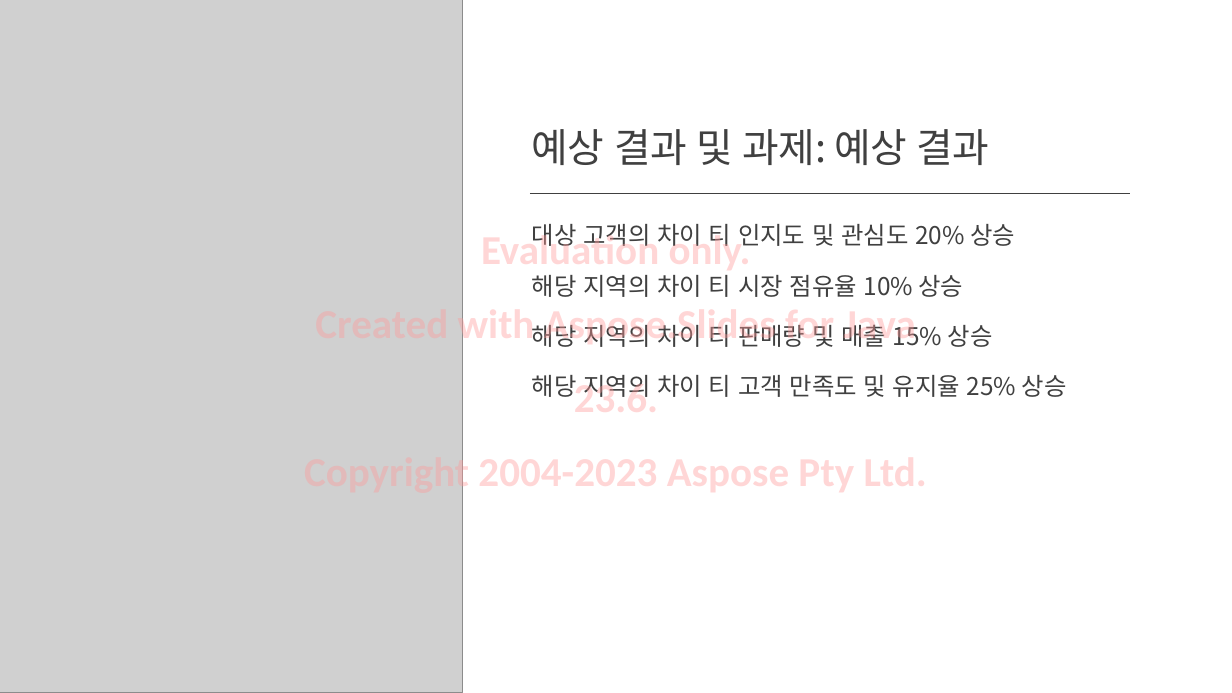
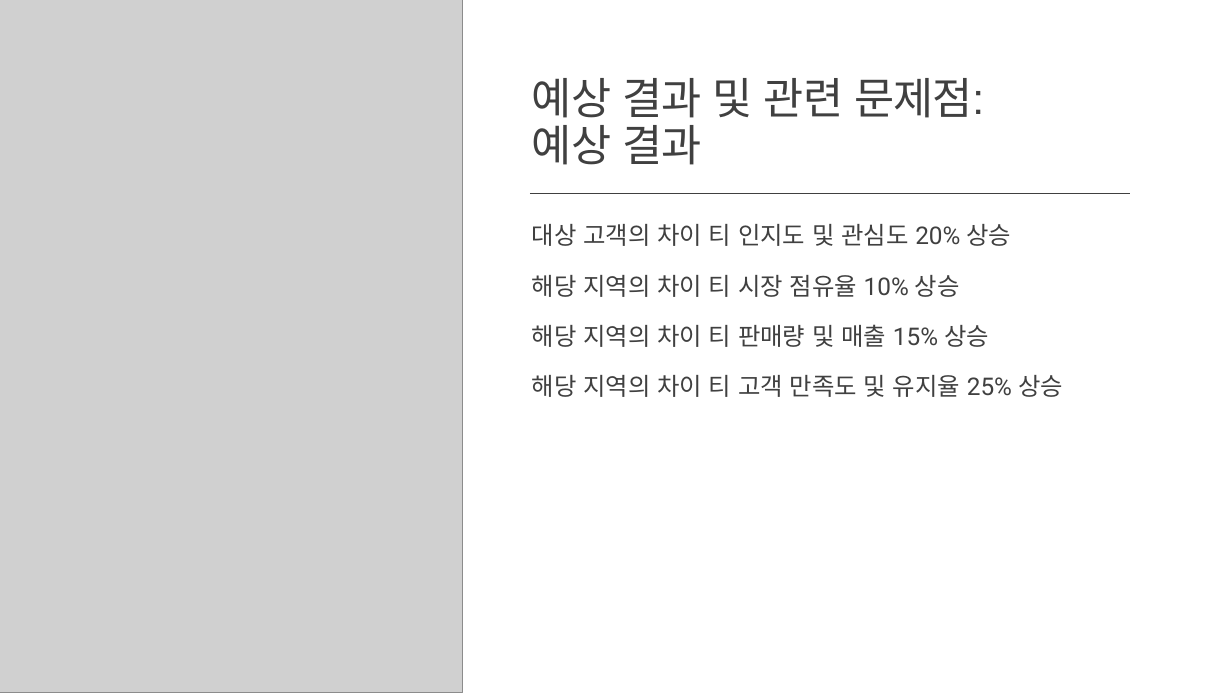
Before and after one commit to MicrosoftLearning/MS-4004-Empower-workforce-copilot-use-cases.ko-kr, a slide deck: slide 12 of ResourceFiles/Mystic Spice Premium Chai Market Analysis Presentation.pptx. Drawn at 1232x693 pixels with LibreOffice and Linux fonts; fonts in the diff are those of the drawing; grey boxes stand for pictures. Boxes give left, top, right and bottom in pixels: in the first picture for what was removed or moved away, otherwise in the second. Text is boxed around its words. In the diff, an @@ line names an element or a change of style, - is before the commit and + after.

```diff
--- a/ResourceFiles/Mystic Spice Premium Chai Market Analysis Presentation.pptx
+++ b/ResourceFiles/Mystic Spice Premium Chai Market Analysis Presentation.pptx
@@ title at [532, 78, 982, 165]: text changed; size 31 to 34 pt; font Noto Sans CJK KR to Roboto Slab @@
-예상 결과 및 과제: 예상 결과
+예상 결과 및 관련 문제점: 예상 결과
@@ text removed at [304, 230, 915, 496] @@
-Evaluation only.
-Created with Aspose.Slides for Java 23.6.
-Copyright 2004-2023 Aspose Pty Ltd.
@@ text "대상 고객의 차이 티 인지도 ..." at [532, 224, 1063, 397]: font Noto Sans CJK KR to Roboto @@
```
Also in this commit, not shown: 13 other slides changed, 19 other files.
